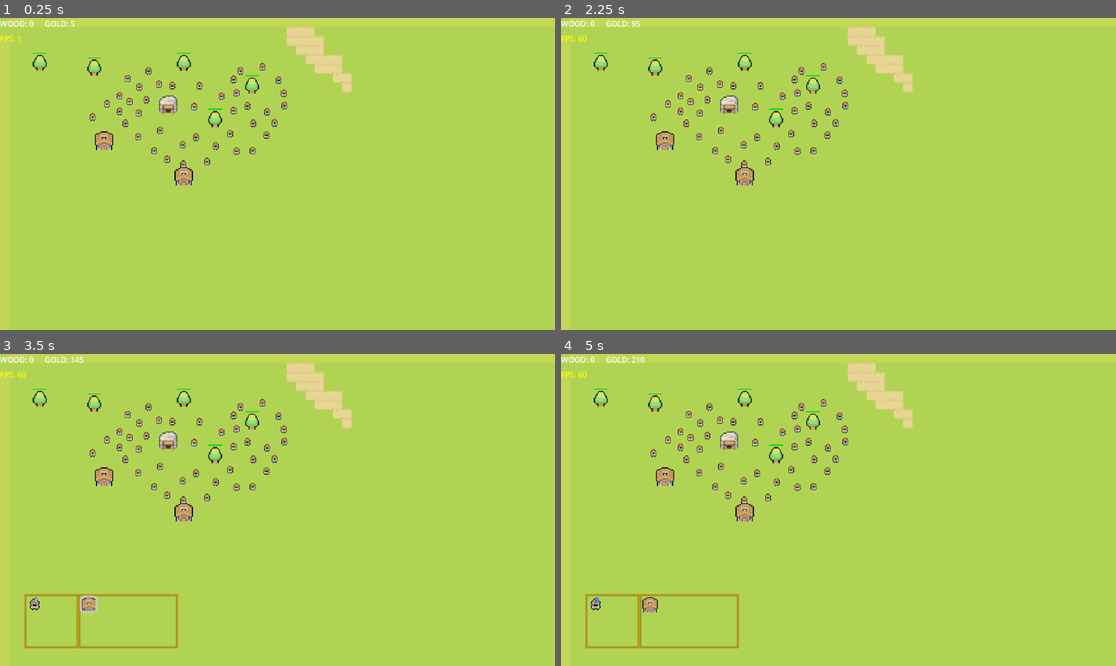
Above: before the commit, frames 1-4 (two rows, left to right).
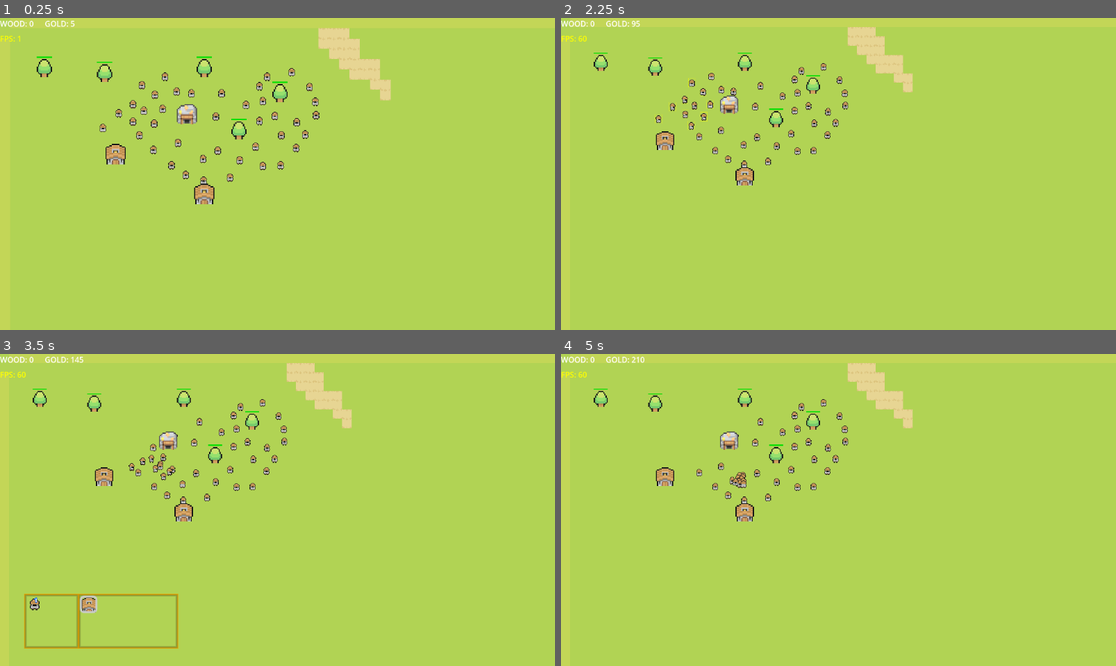
Above: after the commit, the same moments.

Repository: tavriec01/2d-rts-prototype
Game: Godot game, scene res://world.tscn
Two runs of this game, one before a commit and one after it. Both use one fixed random seed, a clock stepped at 60 frames per second and the inputs below.
Inputs (mouse positions are in pixels of both pictures, inside the frame that each line leads up to):
- Up to frame 1 (0.25 s): no input
- Up to frame 2 (2.25 s): drag from (755, 108) to (655, 74) at 0.52 s; drag from (755, 139) to (655, 74) at 1.27 s; move the mouse to (744, 149) at 2.02 s; hold Right (ui_right) from 2.03 s (still down); hold Right mouse button (RightClick) from 2.03 s (still down); tap Mouse wheel down (MouseWheelDown) at 2.1 s; click (744, 149) at 2.17 s
- Up to frame 3 (3.5 s): release Right (ui_right) at 2.75 s; release Right mouse button (RightClick) at 2.75 s; click (88, 603) at 2.75 s
- Up to frame 4 (5 s): drag from (721, 469) to (810, 428) at 3.52 s; drag from (699, 450) to (599, 403) at 4.27 s

The runs differ from the first frame. In frame 1, 6.2% of the frame differs, in the area x 5-71%, y 2-60%; in frame 2, 0.6%; in frame 3, 0.5%; in frame 4, 1.4%.
Error before the commit: Invalid type in function '<null> (via call)' in base 'CharacterBody2D (Unit)'. Cannot convert argument 2 from Object to StringName. (res://unit/Unit.gd:62)
Error after the commit: Invalid assignment of property or key 'movement_target' with value of type 'Vector2' on a base object of type 'CharacterBody2D (Unit)'. (res://Global/unit_sm.g…

Commit message:
state machine

Diff:
--- /dev/null
+++ b/Global/state_machine.gd
@@ -0,0 +1,40 @@
+extends Node
+class_name StateMachine
+
+var state = null
+var previous_state = null
+var new_state = null
+var states = {}
+
+@onready var parent = get_parent()
+
+func _physics_process(delta):
+	if state != null:
+		_state_logic(delta)
+		var transition = _get_transition(delta)
+		if transition != null:
+			set_state(transition)
+
+func _state_logic(delta):
+	pass
+
+func _get_transition(delta):
+	pass
+
+func set_state(transition):
+	previous_state = state
+	state = new_state
+
+	if previous_state != null:
+		_exit_state(previous_state, new_state)
+	if new_state != null:
+		_enter_state(new_state, previous_state)
+
+func _enter_state(new_state, previous_state):
+	pass
+
+func _exit_state(previous_state, new_state):
+	pass
+
+func add_state(state_name):
+	states[state_name] = states.size()
--- /dev/null
+++ b/Global/state_machine.tscn
@@ -0,0 +1,6 @@
+[gd_scene load_steps=2 format=3 uid="uid://cmlyt2j0r0art"]
+
+[ext_resource type="Script" path="res://Global/state_machine.gd" id="1_aefeg"]
+
+[node name="StateMachine" type="Node"]
+script = ExtResource("1_aefeg")
--- /dev/null
+++ b/Global/unit_sm.gd
@@ -0,0 +1,29 @@
+extends StateMachine
+
+func _ready():
+	add_state("idle")
+	add_state("moving")
+	add_state("engaging")
+	add_state("attacking")
+	add_state("dying")
+	call_deferred("set_state", states.idle)
+
+
+func _input(event):
+	if parent.selected and state != states.dying:
+		if Input.is_action_just_released("RightClick"):
+			parent.movement_target = event.position
+			set_state("moving")
+
+func _state_logic(delta):
+	match state:
+		states.idle:
+			pass
+		states.moving:
+			parent.move_to_target(delta, parent.movement_target)
+		states.engaging:
+			pass
+		states.attacking:
+			pass
+		states.dying:
+			pass
--- /dev/null
+++ b/Global/unit_sm.tscn
@@ -0,0 +1,6 @@
+[gd_scene load_steps=2 format=3 uid="uid://douchdm2flran"]
+
+[ext_resource type="Script" path="res://Global/unit_sm.gd" id="1_cvujo"]
+
+[node name="UnitSM" type="Node"]
+script = ExtResource("1_cvujo")
--- /dev/null
+++ b/Materials/unit_shader_material.gdshader
@@ -0,0 +1,15 @@
+shader_type canvas_item;
+
+void fragment() {
+    COLOR = texture(TEXTURE, UV); // Get pixel color from the image texture
+    float grey = .21 * COLOR.r + .71 * COLOR.g + .07 * COLOR.b;
+    COLOR.rgb = vec3(grey); // Change the color value
+}
+	/*COLOR = texture(TEXTURE, UV);
+	vec4 curr_col = texture(TEXTURE, UV);
+	if (curr_col == vec4(166.0/255.0, 166.0/255.0, 166.0/255.0, 1)) {
+		COLOR == vec4(0.0/255.0, 77.0/255.0, 255.0/255.0, 1);
+	} else {
+		COLOR = curr_col;
+	}
+}*/
--- /dev/null
+++ b/Materials/unit_shader_material.tres
@@ -0,0 +1,6 @@
+[gd_resource type="ShaderMaterial" load_steps=2 format=3 uid="uid://c08fqfh0m5fe2"]
+
+[ext_resource type="Shader" path="res://Materials/unit_shader_material.gdshader" id="1_tvs60"]
+
+[resource]
+shader = ExtResource("1_tvs60")
--- a/UI/Camera.gd
+++ b/UI/Camera.gd
@@ -8,7 +8,7 @@
 @export var ZOOM_MIN = 1.2
 @export var ZOOM_MAX = 2.0
 
-var zoomFactor = 1.0
+var zoomFactor = 2.0
 var zoomPos = Vector2()
 var isZooming = false
 
--- a/unit/Unit.gd
+++ b/unit/Unit.gd
@@ -2,6 +2,7 @@
 class_name Unit
 
 @export var selected = false
+@export var unit_owner = 0
 @onready var box = get_node("Box")
 @onready var anim = get_node("AnimationPlayer")
 @onready var line = get_tree().get_root().get_node("World/Drawing/Line2D")
@@ -13,6 +14,7 @@
 @onready var rayNW = get_node("RayNW")
 @onready var rayE = get_node("RayE")
 @onready var rayW = get_node("RayW")
+@onready var stopTimer = get_node("StopTimer")
 
 var _timer = 0
 
@@ -27,15 +29,27 @@
 var last_direction = Vector2(0, 1)
 var norm_direction
 
+#----
+var slide_count = 0
+var move_treshold = .3
+var last_position = Vector2.ZERO
+var last_distance_to_target = 0
+
 var state
 var sub_state
 
+# materials
+var enemy_material = load("res://Materials/unit_shader_material.tres")
+
 signal right_clicked
 
 func _ready():
-	set_state(state)
+	#set_state(state)
+	if unit_owner == 1:
+		material = enemy_material
 	set_selected(selected)
 	add_to_group("units", true)
+
 
 func set_state(s, sub=""):
 	_timer = 0
@@ -59,12 +73,15 @@
 func _physics_process(delta):
 	_timer += delta
 
-	call(state)
+	#call(state)
 	moving(delta)
 
 	#if !is_nan(SpeedComputed.x) or !is_nan(SpeedComputed.y):
 		#if SpeedComputed.x == 0 or SpeedComputed.y == 0:
 			#find_path()
+
+func move_to_target(delta, tar):
+	pass
 
 func set_path(_path: PackedVector2Array):
 	path = _path
@@ -112,11 +129,13 @@
 		animates_unit(velocity)
 	else:
 		animates_unit_idle(velocity)
+
+
 	#print("s = ", SpeedComputed)
 	#print("d = ", norm_direction)
 	#print("v = ", velocity)
 
-	search_for_obstacles()
+	#search_for_obstacles()
 
 func search_for_obstacles():
 	#print(rayNE.is_colliding(), raySE.is_colliding())
@@ -126,7 +145,7 @@
 		bypass.append(Vector2(position.x-5, position.y+1))
 		if targetFinal != null:
 			bypass.append(targetFinal)
-		print(bypass)
+		#print(bypass)
 		set_path(bypass)
 	if rayNE.is_colliding() and get_animation_direction_8dir(velocity) == "top":
 		bypass.clear()
@@ -134,7 +153,7 @@
 		bypass.append(Vector2(position.x-15, position.y+1))
 		if targetFinal != null:
 			bypass.append(targetFinal)
-		print(bypass)
+		#print(bypass)
 		set_path(bypass)
 	if rayNE.is_colliding() and get_animation_direction_8dir(velocity) == "left":
 		bypass.clear()
@@ -142,7 +161,7 @@
 		bypass.append(Vector2(position.x-15, position.y+1))
 		if targetFinal != null:
 			bypass.append(targetFinal)
-		print(bypass)
+		#print(bypass)
 		set_path(bypass)
 	if rayE.is_colliding() and get_animation_direction_8dir(velocity) == "top-right":
 		bypass.clear()
@@ -150,7 +169,7 @@
 		bypass.append(Vector2(position.x-1, position.y-15))
 		if targetFinal != null:
 			bypass.append(targetFinal)
-		print(bypass)
+		#print(bypass)
 		set_path(bypass)
 
 
@@ -162,12 +181,20 @@
 		var dist_to_next_point = position.distance_to(next_point)
 		if distance <= dist_to_next_point and distance >= 0.0:
 			velocity = position.direction_to(next_point).normalized() * Speed
+			restart_stopTimer()
 			move_and_slide()
 			break
 		distance -= dist_to_next_point
 		velocity = position.direction_to(next_point).normalized() * Speed
+		restart_stopTimer()
 		move_and_slide()
 		path = path.slice(1)
+
+func restart_stopTimer():
+	if get_slide_collision_count() and stopTimer.is_stopped():
+		stopTimer.start()
+		last_position = position
+		last_distance_to_target = last_position.distance_to(target)
 
 func _rotate_to_path(point):
 	var dir_to_point = position.direction_to(point).normalized() * Speed
@@ -228,3 +255,10 @@
 
 func _on_unit_input_event(viewport, event, shape_idx):
 	pass # Replace with function body.
+
+
+func _on_stop_timer_timeout():
+	if get_slide_collision_count():
+		if last_distance_to_target < position.distance_to(target) + move_treshold:
+			target = position
+			path.remove_at(0)
--- a/unit/Unit.tscn
+++ b/unit/Unit.tscn
@@ -1,12 +1,15 @@
-[gd_scene load_steps=15 format=3 uid="uid://ckuhr1f13g1q"]
+[gd_scene load_steps=17 format=3 uid="uid://ckuhr1f13g1q"]
 
 [ext_resource type="Script" path="res://unit/Unit.gd" id="1_ppg3l"]
+[ext_resource type="Material" uid="uid://c08fqfh0m5fe2" path="res://Materials/unit_shader_material.tres" id="1_vqegu"]
 [ext_resource type="Texture2D" uid="uid://c8b1mobskyhll" path="res://assets/MiniWorldSprites/Characters/Workers/FarmerTemplate.png" id="2_sxl4r"]
-
-[sub_resource type="RectangleShape2D" id="RectangleShape2D_f8l1f"]
-size = Vector2(6, 2)
-
-[sub_resource type="StyleBoxFlat" id="StyleBoxFlat_ua1ru"]
+[ext_resource type="PackedScene" uid="uid://douchdm2flran" path="res://Global/unit_sm.tscn" id="4_g663q"]
+
+[sub_resource type="CapsuleShape2D" id="CapsuleShape2D_hg031"]
+radius = 2.0
+height = 6.0
+
+[sub_resource type="StyleBoxFlat" id="StyleBoxFlat_cyktv"]
 bg_color = Color(0.6, 0.6, 0.6, 0)
 border_width_left = 1
 border_width_top = 1
@@ -166,36 +169,44 @@
 "values": [6, 7, 6, 9]
 }
 
-[sub_resource type="AnimationLibrary" id="AnimationLibrary_8iy8e"]
+[sub_resource type="AnimationLibrary" id="AnimationLibrary_gijxo"]
 _data = {
-"RESET": SubResource("Animation_ynp8f"),
-"down_idle": SubResource("Animation_8jsii"),
-"down_walk": SubResource("Animation_oh6i2"),
-"left_idle": SubResource("Animation_1apk7"),
-"left_walk": SubResource("Animation_r2bia"),
-"right_idle": SubResource("Animation_dt4q8"),
-"right_walk": SubResource("Animation_gppge"),
-"top_idle": SubResource("Animation_41xrm"),
-"top_walk": SubResource("Animation_lcyo4")
+"RESET": SubResource("Animation_7bvek"),
+"down_idle": SubResource("Animation_w4qnd"),
+"down_walk": SubResource("Animation_0mggk"),
+"left_idle": SubResource("Animation_k6dwf"),
+"left_walk": SubResource("Animation_15m58"),
+"right_idle": SubResource("Animation_4whof"),
+"right_walk": SubResource("Animation_05dlb"),
+"top_idle": SubResource("Animation_h8upo"),
+"top_walk": SubResource("Animation_om673")
 }
 
 [node name="Unit" type="CharacterBody2D"]
 y_sort_enabled = true
+material = ExtResource("1_vqegu")
+use_parent_material = true
 script = ExtResource("1_ppg3l")
+unit_owner = 1
 
 [node name="CollisionShape2d" type="CollisionShape2D" parent="."]
-position = Vector2(0, 6)
-shape = SubResource("RectangleShape2D_f8l1f")
+visible = false
+position = Vector2(0, 5)
+rotation = 1.5708
+shape = SubResource("CapsuleShape2D_hg031")
 
 [node name="Box" type="Panel" parent="."]
+visible = false
 offset_left = -6.0
 offset_top = -7.0
 offset_right = 6.0
 offset_bottom = 9.0
-theme_override_styles/panel = SubResource("StyleBoxFlat_ua1ru")
+theme_override_styles/panel = SubResource("StyleBoxFlat_cyktv")
 metadata/_edit_use_anchors_ = true
 
 [node name="FarmerTemplate" type="Sprite2D" parent="."]
+material = ExtResource("1_vqegu")
+use_parent_material = true
 position = Vector2(0, 1)
 texture = ExtResource("2_sxl4r")
 hframes = 5
@@ -204,31 +215,41 @@
 
 [node name="AnimationPlayer" type="AnimationPlayer" parent="."]
 libraries = {
-"": SubResource("AnimationLibrary_8iy8e")
-}
-
-[node name="RaySE" type="RayCast2D" parent="."]
+"": SubResource("AnimationLibrary_gijxo")
+}
+
+[node name="Node2D" type="Node2D" parent="."]
+visible = false
+
+[node name="RaySE" type="RayCast2D" parent="Node2D"]
 position = Vector2(0, 6)
 target_position = Vector2(4, 4)
 
-[node name="RayNW" type="RayCast2D" parent="."]
+[node name="RayNW" type="RayCast2D" parent="Node2D"]
 position = Vector2(0, 6)
 target_position = Vector2(-4, -4)
 
-[node name="RaySW" type="RayCast2D" parent="."]
+[node name="RaySW" type="RayCast2D" parent="Node2D"]
 position = Vector2(0, 6)
 target_position = Vector2(-4, 4)
 
-[node name="RayW" type="RayCast2D" parent="."]
+[node name="RayW" type="RayCast2D" parent="Node2D"]
 position = Vector2(0, 6)
 target_position = Vector2(-7, 0)
 
-[node name="RayNE" type="RayCast2D" parent="."]
+[node name="RayNE" type="RayCast2D" parent="Node2D"]
 position = Vector2(0, 6)
 target_position = Vector2(4, -4)
 
-[node name="RayE" type="RayCast2D" parent="."]
+[node name="RayE" type="RayCast2D" parent="Node2D"]
 position = Vector2(0, 6)
 target_position = Vector2(7, 0)
 
+[node name="StopTimer" type="Timer" parent="."]
+wait_time = 0.1
+one_shot = true
+
+[node name="UnitSM" parent="." instance=ExtResource("4_g663q")]
+
 [connection signal="input_event" from="." to="." method="_on_unit_input_event"]
+[connection signal="timeout" from="StopTimer" to="." method="_on_stop_timer_timeout"]
--- a/world.gd
+++ b/world.gd
@@ -43,10 +43,11 @@
 func get_units_in_area(area):
 	var selectedUnits = []
 	for unit in units:
-		if unit.position.x > area[0].x and unit.position.x < area[1].x:
-			if unit.position.y > area[0].y and unit.position.y < area[1].y:
-				selectedUnits.append(unit)
-		elif unit.position.x - 6 < area[0].x and unit.position.x + 6 > area[0].x:
-			if unit.position.y - 7 < area[0].y and unit.position.y + 7 > area[0].y:
-				selectedUnits.append(unit)
+		if unit.unit_owner == 0:
+			if unit.position.x > area[0].x and unit.position.x < area[1].x:
+				if unit.position.y > area[0].y and unit.position.y < area[1].y:
+					selectedUnits.append(unit)
+			elif unit.position.x - 6 < area[0].x and unit.position.x + 6 > area[0].x:
+				if unit.position.y - 7 < area[0].y and unit.position.y + 7 > area[0].y:
+					selectedUnits.append(unit)
 	return selectedUnits
--- a/world.tscn
+++ b/world.tscn
@@ -22,9 +22,6 @@
 [sub_resource type="TileSet" id="TileSet_7wswj"]
 sources/0 = SubResource("TileSetAtlasSource_1emgv")
 
-[sub_resource type="RectangleShape2D" id="RectangleShape2D_bpyp0"]
-size = Vector2(118, 28)
-
 [node name="World" type="Node2D"]
 y_sort_enabled = true
 script = ExtResource("1_3kwj2")
@@ -55,126 +52,166 @@
 
 [node name="Unit22" parent="Units" groups=["units"] instance=ExtResource("3_c6l8b")]
 position = Vector2(336, 153)
+unit_owner = 0
 
 [node name="Unit23" parent="Units" groups=["units"] instance=ExtResource("3_c6l8b")]
 position = Vector2(339, 206)
+unit_owner = 0
 
 [node name="Unit24" parent="Units" groups=["units"] instance=ExtResource("3_c6l8b")]
 position = Vector2(316, 219)
+unit_owner = 0
 
 [node name="Unit25" parent="Units" groups=["units"] instance=ExtResource("3_c6l8b")]
 position = Vector2(277, 194)
+unit_owner = 0
 
 [node name="Unit26" parent="Units" groups=["units"] instance=ExtResource("3_c6l8b")]
 position = Vector2(240, 164)
+unit_owner = 0
 
 [node name="Unit27" parent="Units" groups=["units"] instance=ExtResource("3_c6l8b")]
 position = Vector2(241, 119)
+unit_owner = 0
 
 [node name="Unit28" parent="Units" groups=["units"] instance=ExtResource("3_c6l8b")]
 position = Vector2(298, 117)
+unit_owner = 0
 
 [node name="Unit29" parent="Units" groups=["units"] instance=ExtResource("3_c6l8b")]
 position = Vector2(345, 117)
+unit_owner = 0
 
 [node name="Unit30" parent="Units" groups=["units"] instance=ExtResource("3_c6l8b")]
 position = Vector2(383, 135)
+unit_owner = 0
 
 [node name="Unit31" parent="Units" groups=["units"] instance=ExtResource("3_c6l8b")]
 position = Vector2(404, 160)
+unit_owner = 0
 
 [node name="Unit32" parent="Units" groups=["units"] instance=ExtResource("3_c6l8b")]
 position = Vector2(438, 182)
+unit_owner = 0
 
 [node name="Unit33" parent="Units" groups=["units"] instance=ExtResource("3_c6l8b")]
 position = Vector2(475, 181)
 
 [node name="Unit34" parent="Units" groups=["units"] instance=ExtResource("3_c6l8b")]
 position = Vector2(492, 151)
+unit_owner = 0
 
 [node name="Unit35" parent="Units" groups=["units"] instance=ExtResource("3_c6l8b")]
 position = Vector2(491, 130)
+unit_owner = 0
 
 [node name="Unit36" parent="Units" groups=["units"] instance=ExtResource("3_c6l8b")]
 position = Vector2(482, 107)
+unit_owner = 0
 
 [node name="Unit37" parent="Units" groups=["units"] instance=ExtResource("3_c6l8b")]
 position = Vector2(454, 84)
+unit_owner = 0
 
 [node name="Unit38" parent="Units" groups=["units"] instance=ExtResource("3_c6l8b")]
 position = Vector2(416, 91)
+unit_owner = 0
 
 [node name="Unit39" parent="Units" groups=["units"] instance=ExtResource("3_c6l8b")]
 position = Vector2(404, 106)
+unit_owner = 0
 
 [node name="Unit40" parent="Units" groups=["units"] instance=ExtResource("3_c6l8b")]
 position = Vector2(409, 129)
+unit_owner = 0
 
 [node name="Unit41" parent="Units" groups=["units"] instance=ExtResource("3_c6l8b")]
 position = Vector2(428, 152)
+unit_owner = 0
 
 [node name="Unit42" parent="Units" groups=["units"] instance=ExtResource("3_c6l8b")]
 position = Vector2(462, 162)
+unit_owner = 0
 
 [node name="Unit43" parent="Units" groups=["units"] instance=ExtResource("3_c6l8b")]
 position = Vector2(461, 202)
+unit_owner = 0
 
 [node name="Unit44" parent="Units" groups=["units"] instance=ExtResource("3_c6l8b")]
 position = Vector2(437, 229)
+unit_owner = 0
 
 [node name="Unit45" parent="Units" groups=["units"] instance=ExtResource("3_c6l8b")]
 position = Vector2(409, 230)
+unit_owner = 0
 
 [node name="Unit46" parent="Units" groups=["units"] instance=ExtResource("3_c6l8b")]
 position = Vector2(398, 200)
+unit_owner = 0
 
 [node name="Unit47" parent="Units" groups=["units"] instance=ExtResource("3_c6l8b")]
 position = Vector2(373, 221)
+unit_owner = 0
 
 [node name="Unit48" parent="Units" groups=["units"] instance=ExtResource("3_c6l8b")]
 position = Vector2(358, 248)
+unit_owner = 0
 
 [node name="Unit49" parent="Units" groups=["units"] instance=ExtResource("3_c6l8b")]
 position = Vector2(317, 253)
+unit_owner = 0
 
 [node name="Unit50" parent="Units" groups=["units"] instance=ExtResource("3_c6l8b")]
 position = Vector2(289, 244)
+unit_owner = 0
 
 [node name="Unit51" parent="Units" groups=["units"] instance=ExtResource("3_c6l8b")]
 position = Vector2(267, 229)
+unit_owner = 0
 
 [node name="Unit52" parent="Units" groups=["units"] instance=ExtResource("3_c6l8b")]
 position = Vector2(239, 205)
+unit_owner = 0
 
 [node name="Unit53" parent="Units" groups=["units"] instance=ExtResource("3_c6l8b")]
 position = Vector2(217, 182)
+unit_owner = 0
 
 [node name="Unit54" parent="Units" groups=["units"] instance=ExtResource("3_c6l8b")]
 position = Vector2(207, 161)
+unit_owner = 0
 
 [node name="Unit55" parent="Units" groups=["units"] instance=ExtResource("3_c6l8b")]
 position = Vector2(224, 144)
+unit_owner = 0
 
 [node name="Unit56" parent="Units" groups=["units"] instance=ExtResource("3_c6l8b")]
 position = Vector2(253, 141)
+unit_owner = 0
 
 [node name="Unit57" parent="Units" groups=["units"] instance=ExtResource("3_c6l8b")]
 position = Vector2(275, 114)
+unit_owner = 0
 
 [node name="Unit58" parent="Units" groups=["units"] instance=ExtResource("3_c6l8b")]
 position = Vector2(257, 91)
+unit_owner = 0
 
 [node name="Unit59" parent="Units" groups=["units"] instance=ExtResource("3_c6l8b")]
 position = Vector2(221, 104)
+unit_owner = 0
 
 [node name="Unit60" parent="Units" groups=["units"] instance=ExtResource("3_c6l8b")]
 position = Vector2(207, 134)
+unit_owner = 0
 
 [node name="Unit61" parent="Units" groups=["units"] instance=ExtResource("3_c6l8b")]
 position = Vector2(185, 148)
+unit_owner = 0
 
 [node name="Unit62" parent="Units" groups=["units"] instance=ExtResource("3_c6l8b")]
 position = Vector2(160, 171)
+unit_owner = 0
 
 [node name="Objects" type="Node2D" parent="."]
 y_sort_enabled = true
@@ -196,15 +233,6 @@
 
 [node name="Tree2" parent="Objects" instance=ExtResource("5_o4sli")]
 position = Vector2(69, 82)
-
-[node name="StaticBody2D" type="StaticBody2D" parent="Objects"]
-position = Vector2(535, 73)
-
-[node name="CollisionShape2D" type="CollisionShape2D" parent="Objects/StaticBody2D"]
-position = Vector2(22, -4)
-rotation = 0.815069
-skew = 0.593412
-shape = SubResource("RectangleShape2D_bpyp0")
 
 [node name="Buildings" type="Node2D" parent="."]
 y_sort_enabled = true
Not shown: 2 places in Global/spawn_unit.tscn that only renumber resources
Not shown: 2 places in Global/unit_panel.tscn that only renumber resources
Not shown: 9 places in unit/Unit.tscn that only renumber resources
Not shown: 1 places in world.tscn that only renumber resources
